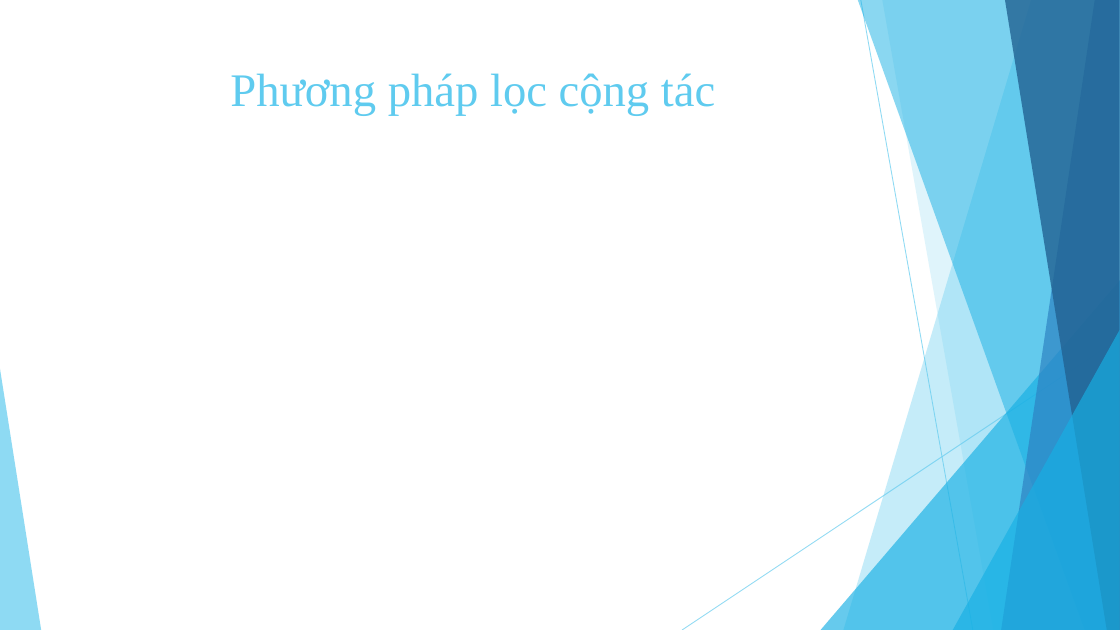
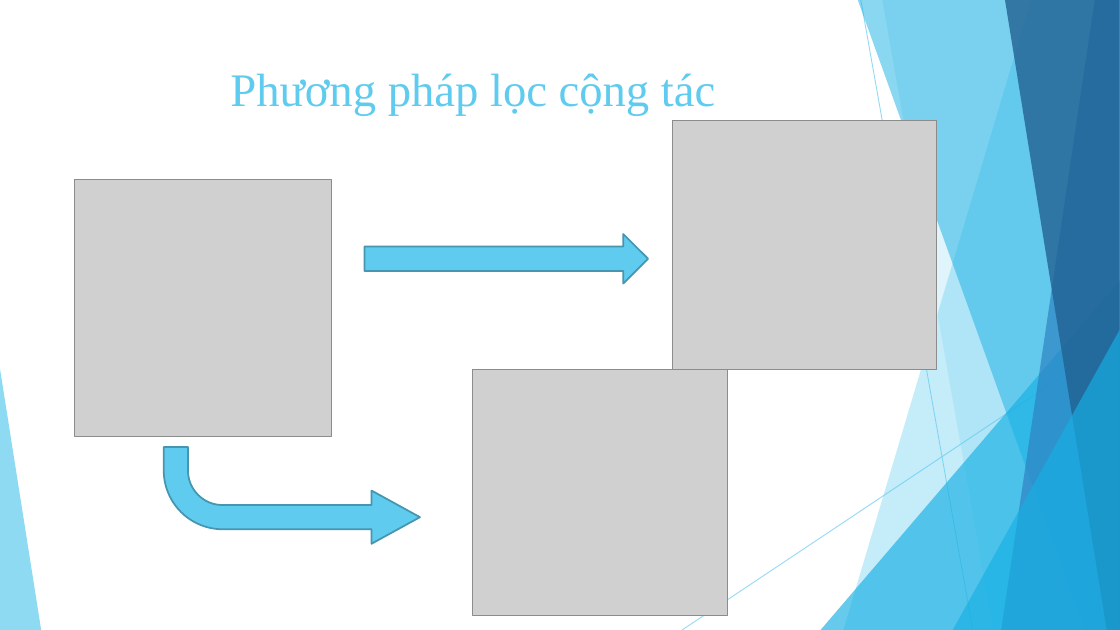
Before and after one commit to tuyennta/JobRecSys, a slide deck: slide 11 of Documents/Báo cáo/Bao cao KLTN.pptx. Drawn at 1120x630 pixels with LibreOffice and Linux fonts; fonts in the diff are those of the drawing; grey boxes stand for pictures. Boxes give left, top, right and bottom in pixels: in the first picture for what was removed or moved away, otherwise in the second. Text is boxed around its words. In the diff, an @@ line names an element or a change of style, - is before the commit and + after.

```diff
--- a/Documents/Báo cáo/Bao cao KLTN.pptx
+++ b/Documents/Báo cáo/Bao cao KLTN.pptx
@@ picture added at (673, 120, 937, 370) @@
@@ picture added at (75, 180, 331, 436) @@
@@ right arrow added at (365, 234, 649, 284), fill #5FCBEF, outline #4696B1 1.5 pt @@
@@ picture added at (473, 370, 728, 616) @@
@@ bent arrow added at (164, 447, 420, 544), fill #5FCBEF, outline #4696B1 1.5 pt @@
```
Also in this commit, not shown: 3 other slides changed, 1 other file.
